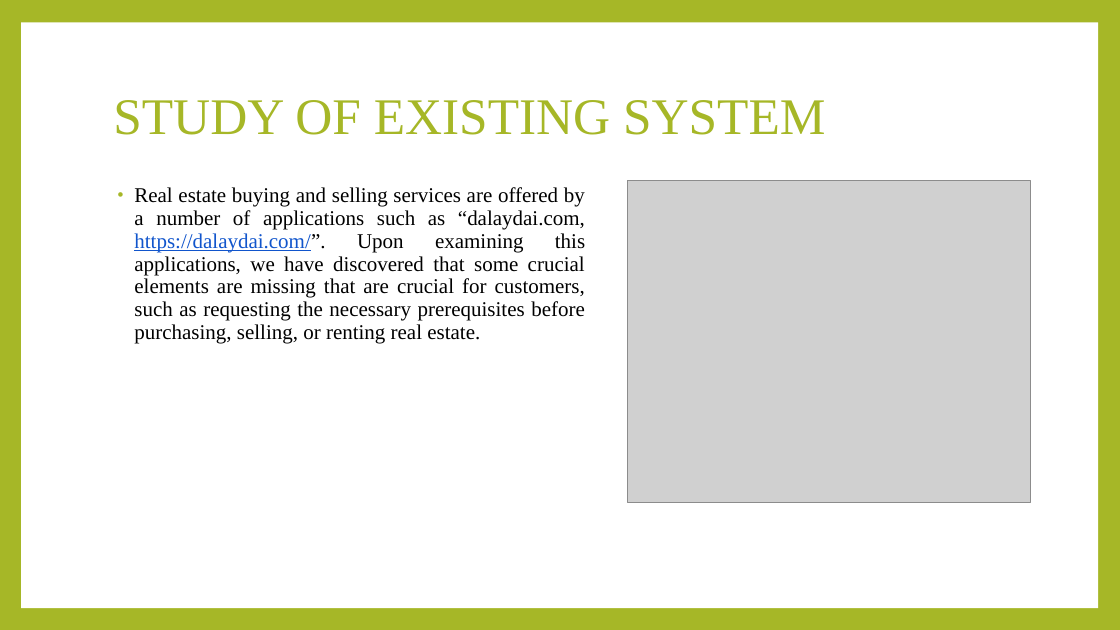
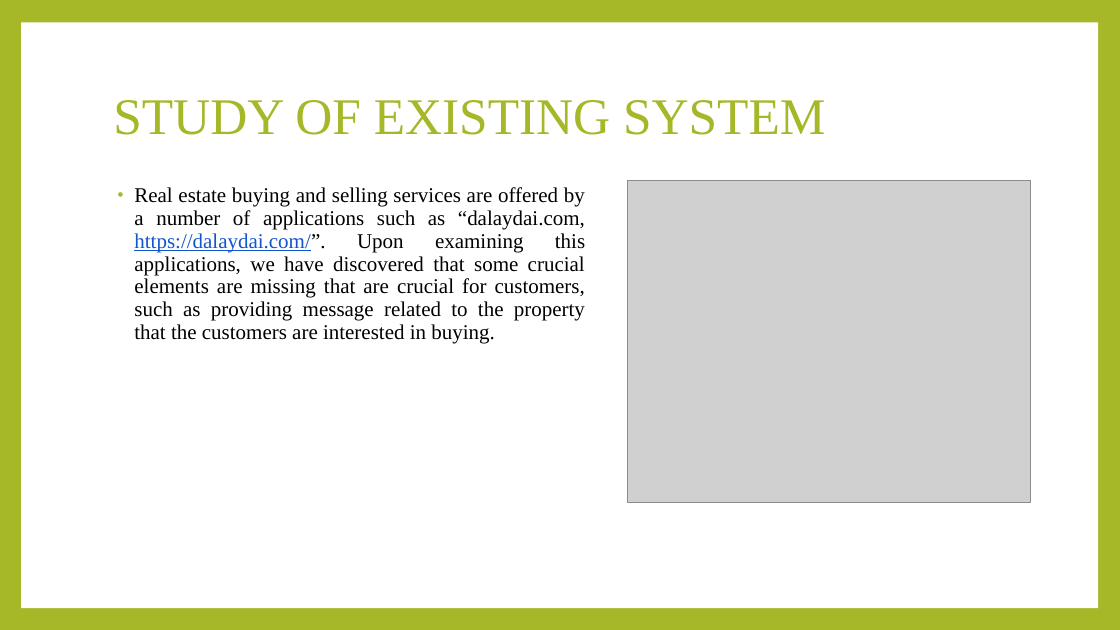
Before and after one commit to Suresh-Tamang/propertylord, a slide deck: slide 8 of Documentation/Propertylords.pptx. Drawn at 1120x630 pixels with LibreOffice and Linux fonts; fonts in the diff are those of the drawing; grey boxes stand for pictures. Boxes give left, top, right and bottom in pixels: in the first picture for what was removed or moved away, otherwise in the second. Text is boxed around its words. In the diff, an @@ line names an element or a change of style, - is before the commit and + after.

```diff
--- a/Documentation/Propertylords.pptx
+++ b/Documentation/Propertylords.pptx
@@ text at <box>134,187,585,343</box>: text changed @@
-• Real estate buying and selling services are offered by a number of applications such as “dalaydai.com, https://dalaydai.com/”. Upon examining this applications, we have discovered that some crucial elements are missing that are crucial for customers, such as requesting the necessary prerequisites before purchasing, selling, or renting real estate.
+• Real estate buying and selling services are offered by a number of applications such as “dalaydai.com, https://dalaydai.com/”. Upon examining this applications, we have discovered that some crucial elements are missing that are crucial for customers, such as providing message related to the property that the customers are interested in buying.
```
Also in this commit, not shown: 8 other slides changed, 1 other file.
